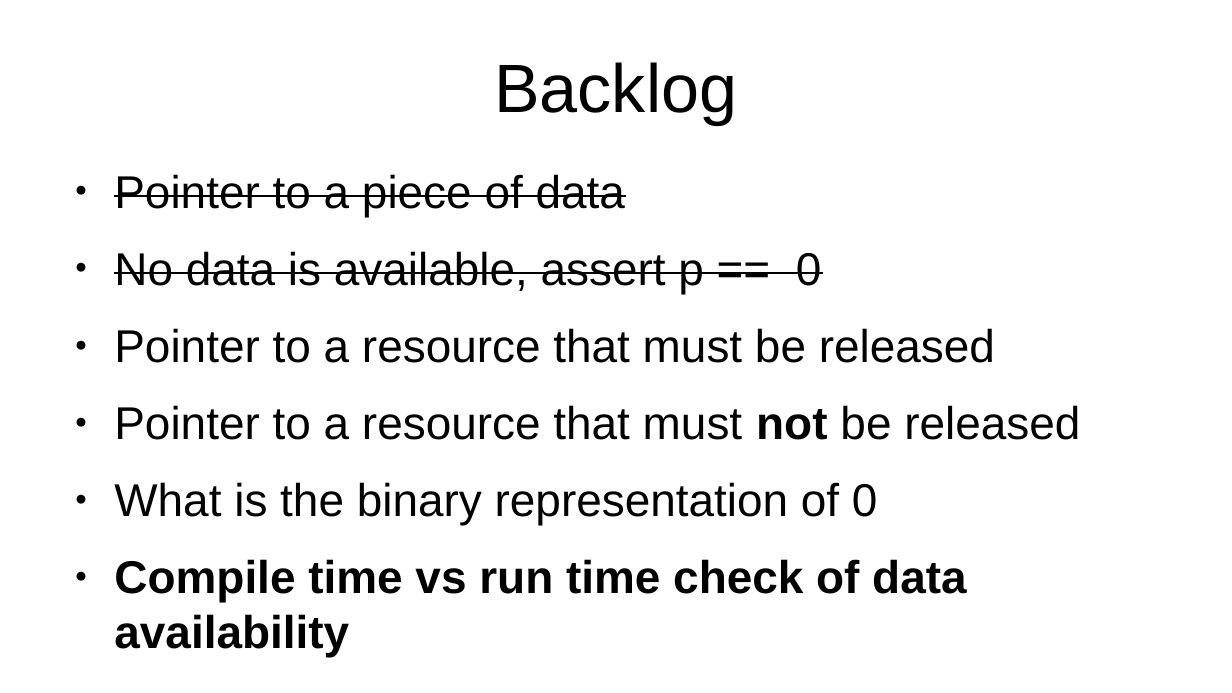
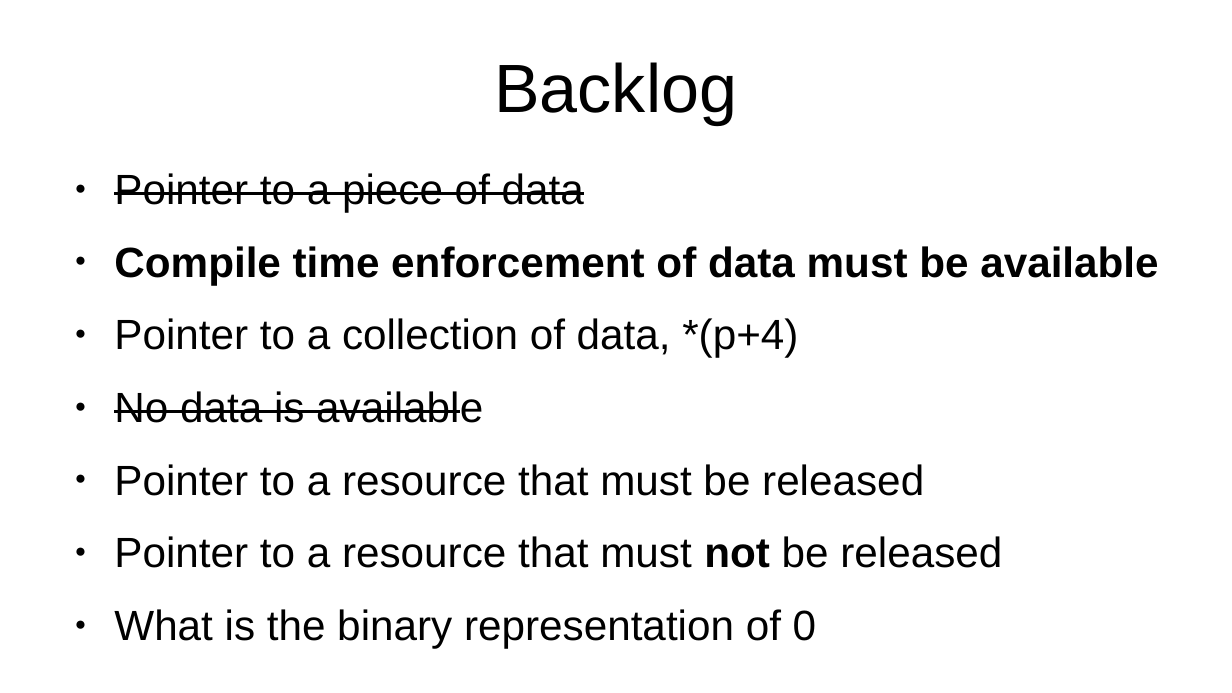
Before and after one commit to marcpawl/nullptr, a slide deck: slide 18 of slideshow.odp (slide 13 before the commit). Drawn at 1232x693 pixels with LibreOffice and Linux fonts; fonts in the diff are those of the drawing. Boxes give left, top, right and bottom in pixels: in the first picture for what was removed or moved away, otherwise in the second. Text is boxed around its words. In the diff, an @@ line names an element or a change of style, - is before the commit and + after.

```diff
--- a/slideshow.odp
+++ b/slideshow.odp
@@ text at [114,173,1002,648]: size 29.6 to 27.2 pt in "Pointer to a piece of data", "Pointer to a resource that must be ...", "Pointer to a resource that must not ...", "What is the binary representation of 0" @@
@@ text at [114,246,1158,423]: text changed; size 29.6 to 27.2 pt @@
-● No data is available, assert p == 0
+● Compile time enforcement of data must be available
+● Pointer to a collection of data, *(p+4)
+● No data is available
@@ text at [114,559,966,657]: paragraph removed @@
-● Compile time vs run time check of data availability
```
Also in this commit, not shown: 16 other slides changed, 26 slides added, 3 slides removed.
